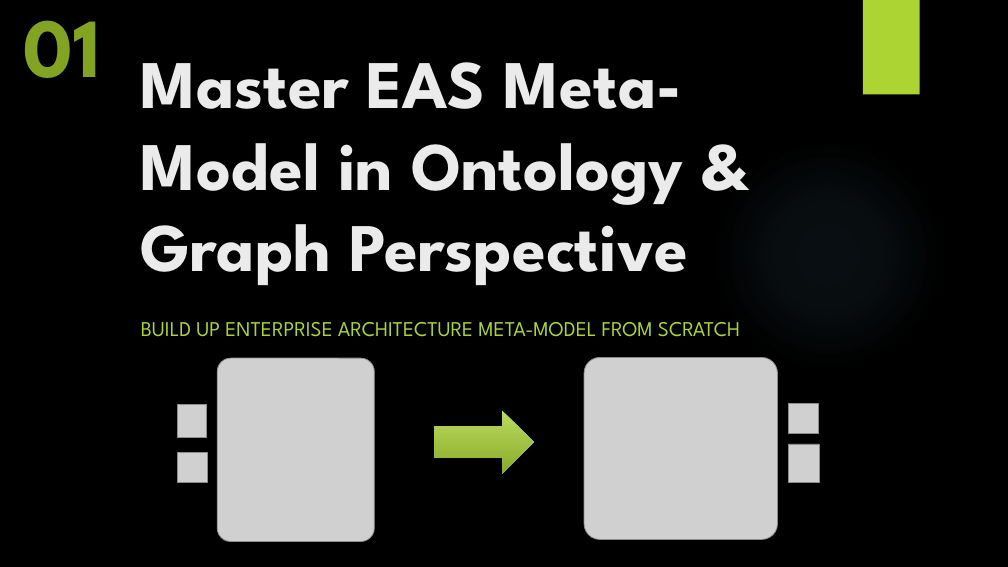
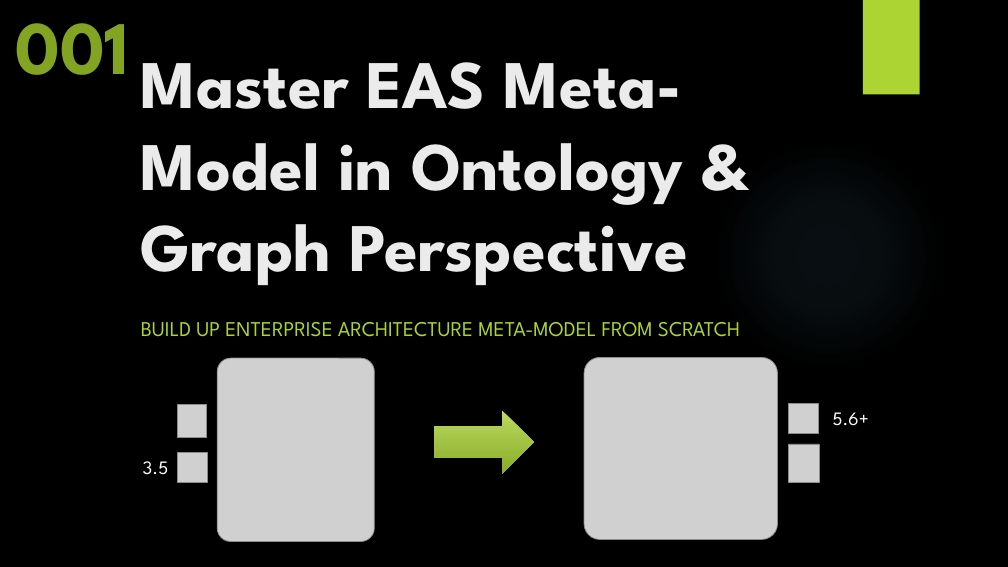
Before and after one commit to yasenstar/EA_MetaModel, a slide deck: slide 1 of Master_EAS_Meta-Model.pptx. Drawn at 1008x567 pixels with LibreOffice and Linux fonts; fonts in the diff are those of the drawing; grey boxes stand for pictures; background and template pictures are left out. Boxes give left, top, right and bottom in pixels: in the first picture for what was removed or moved away, otherwise in the second. Text is boxed around its words. In the diff, an @@ line names an element or a change of style, - is before the commit and + after.

```diff
--- a/Master_EAS_Meta-Model.pptx
+++ b/Master_EAS_Meta-Model.pptx
@@ text at (x1=15, y1=23, x2=129, y2=75): text changed; size 80 to 72 pt @@
-01
+001
@@ text added at (x1=833, y1=412, x2=869, y2=426), 18 pt, text #FFFFFF @@
+5.6+
@@ text added at (x1=143, y1=461, x2=169, y2=475), 18 pt, text #FFFFFF @@
+3.5
```
Also in this commit, not shown: 1 slide added, 1 slide removed, 2 other files.
